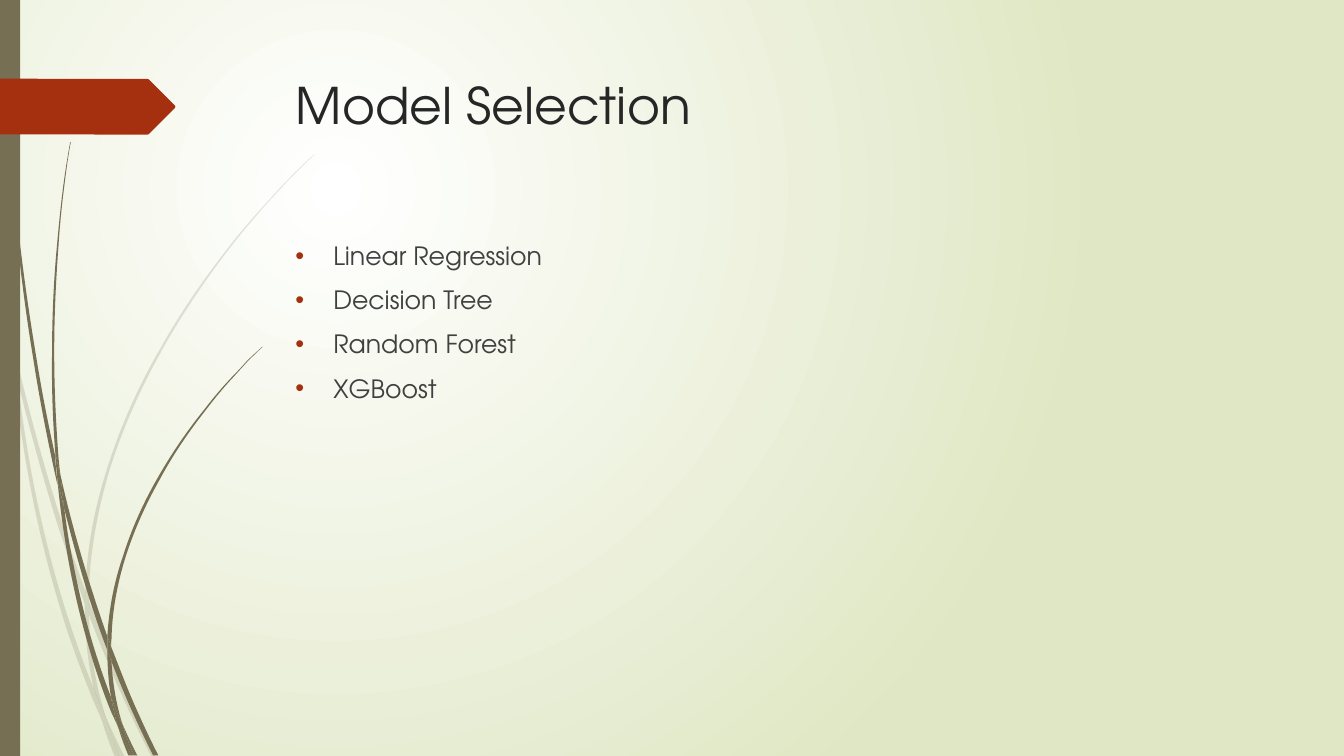
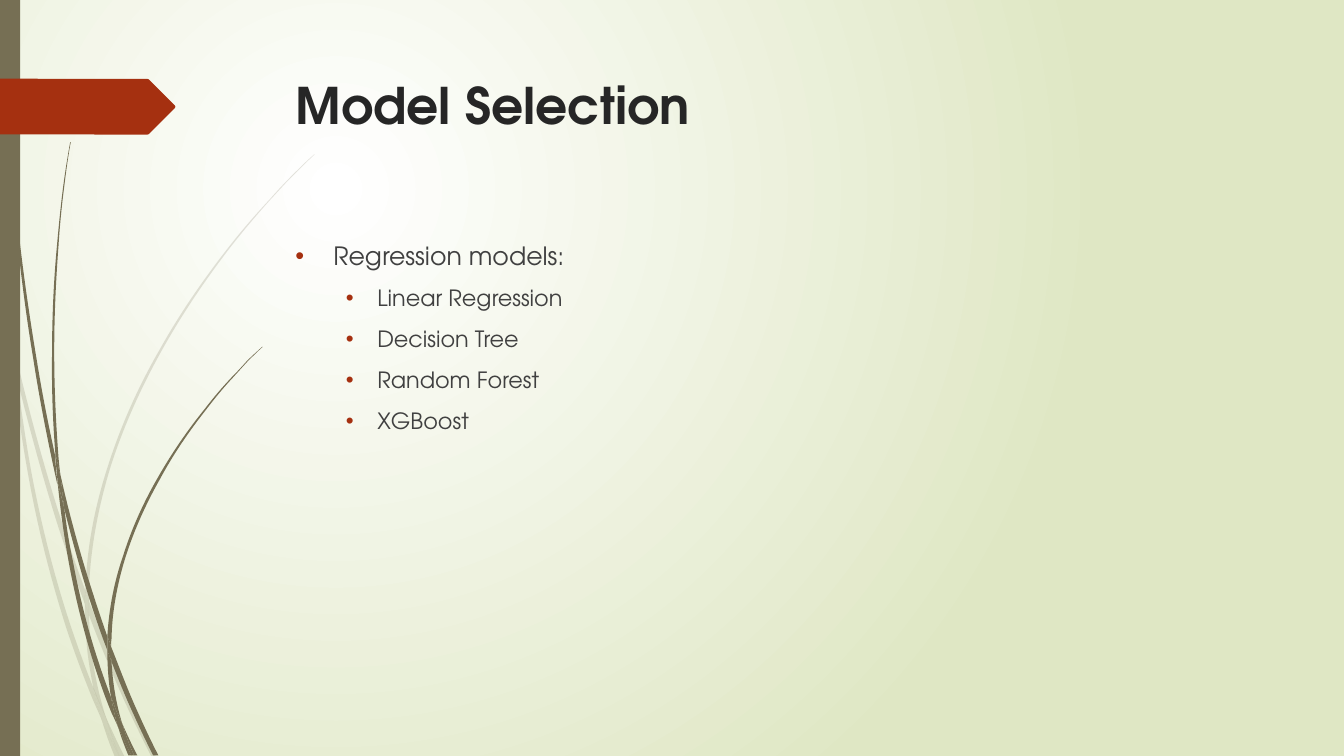
Before and after one commit to arezoo396/Capstone2-Food-Demand-Forecasting, a slide deck: slide 13 of Reports/Capstone2_Final_Slides.pptx (slide 14 before the commit). Drawn at 1344x756 pixels with LibreOffice and Linux fonts; fonts in the diff are those of the drawing. Boxes give left, top, right and bottom in pixels: in the first picture for what was removed or moved away, otherwise in the second. Text is boxed around its words. In the diff, an @@ line names an element or a change of style, - is before the commit and + after.

```diff
--- a/Reports/Capstone2_Final_Slides.pptx
+++ b/Reports/Capstone2_Final_Slides.pptx
@@ title "Model Selection" at [296,85,690,125]: bold on @@
@@ text at [333,246,565,271]: paragraph added @@
+• Regression models:
@@ text at [377,289,562,430]: size 18 to 16 pt in "Linear Regression", "Decision Tree", "Random Forest", "XGBoost"; list level 1 to 2 in "Linear Regression"; list level 1 to 2 in "Decision Tree"; list level 1 to 2 in "Random Forest"; list level 1 to 2 in "XGBoost" @@
```
Also in this commit, not shown: 14 other slides changed, 4 slides added, 1 slide removed.
